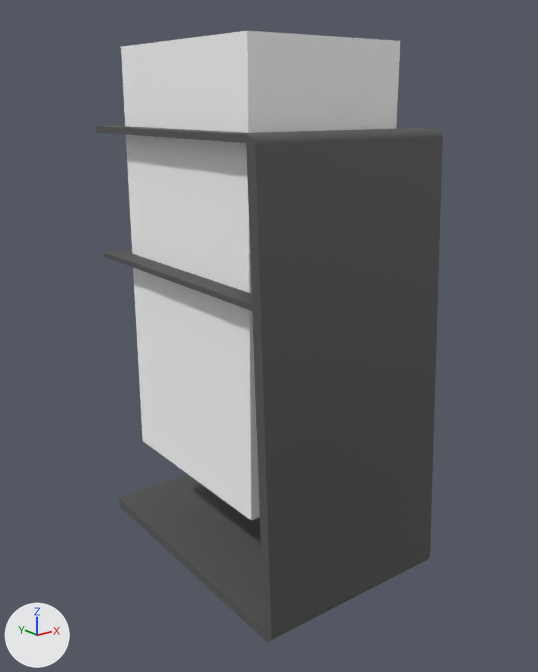
Renders of the FBX model The Olympics/Assets/Materials/3d models/vip room/Lamps/small_stand_lamp.FBX from each side of a commit.
One viewpoint serves both versions: a 50 mm camera at (-0.446, 0.044, 0.463) aimed at (0.007, 0.611, 0.237). Lighting does not change. The marker at lower left points along +X, +Y and +Z. Where no turn or scale is listed for an object, it has been applied to the vertices.

Names of what the first picture shows: 'lamp part', 'lamp stand'.
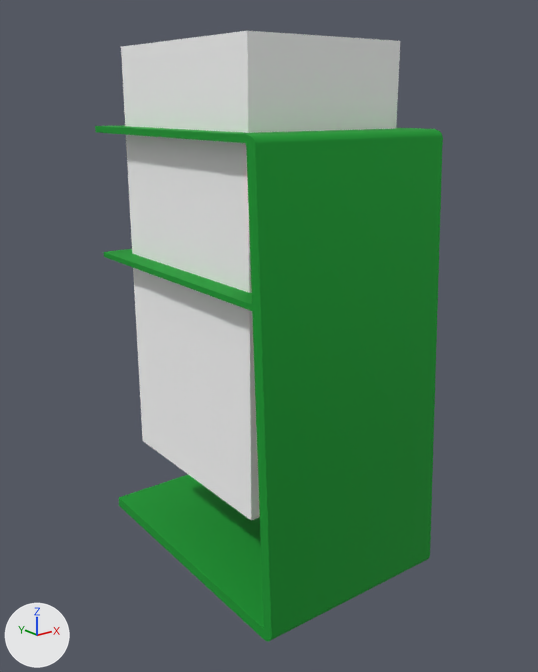
Where the change shows, as pixel boxes (x1, y1, x2, y2) in the pictures (538 x 672 px):
'lamp stand', recoloured: (95, 125, 443, 641) in both

The change in detail:
Material '02 - Default' (mat_02___default) changes colour from dark grey #555555 to green #00992a; in linear values from (0.0902, 0.0902, 0.0902) to (0.0, 0.318, 0.0235).
